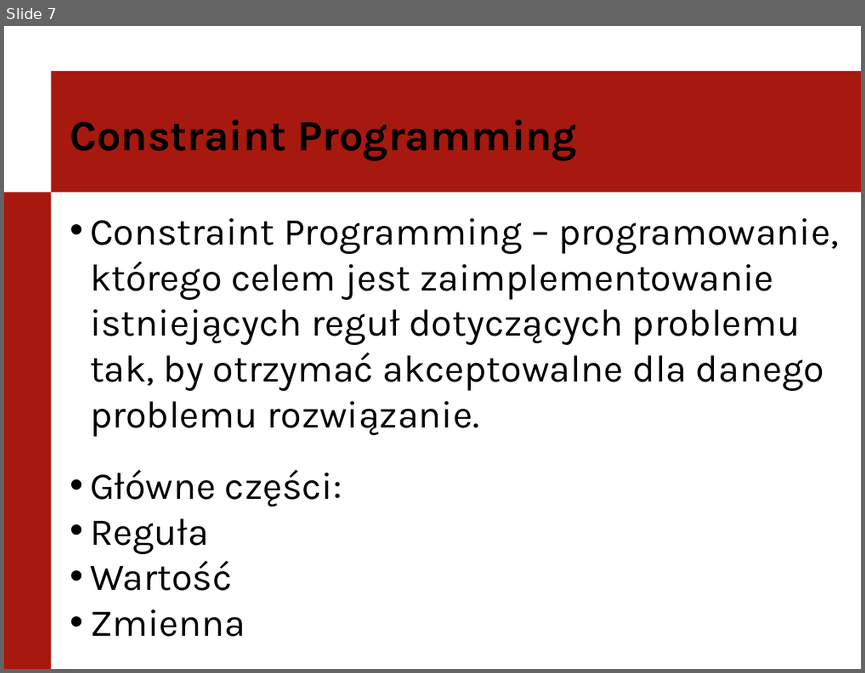
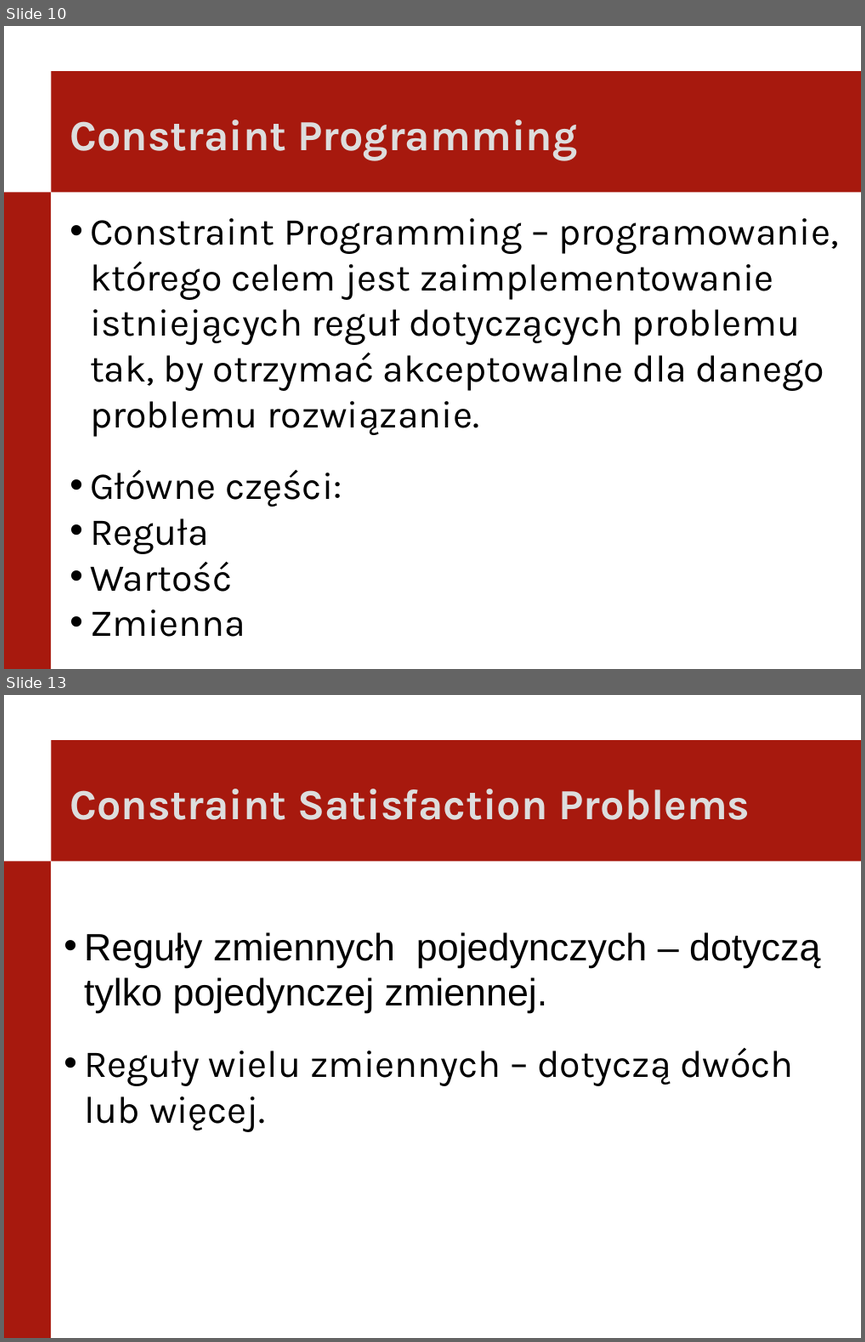
Before and after one commit to itomi/kakuro, a slide deck: Documentation/PierwszaPrezentacja.pptx. Shown one above the other, each under a label of ours: slide 7 before the commit, slides 10 and 13 after it; the slides between them are not shown. The pictures are 865x673 and 865x1342 pixels, drawn with LibreOffice and Linux fonts; fonts in the diff are those of the drawing; background and template pictures are left out. Boxes give left, top, right and bottom in pixels: in the first picture for what was removed or moved away, otherwise in the second. Text is boxed around its words. In the diff, an @@ line names an element or a change of style, - is before the commit and + after.

```diff
--- a/Documentation/PierwszaPrezentacja.pptx
+++ b/Documentation/PierwszaPrezentacja.pptx
@@ slide 13 added at box(4, 695, 861, 1338), background #FFFFFF; not listed: 2 template elements that a slide beside it also shows @@
@@ text added at box(69, 789, 750, 820), 36 pt, text #DDDDDD, bold @@
+Constraint Satisfaction Problems
@@ text added at box(84, 932, 820, 1132), 32 pt, text #000000 @@
+• Reguły zmiennych pojedynczych – dotyczą tylko pojedynczej zmiennej.
+• Reguły wielu zmiennych – dotyczą dwóch lub więcej.
@@ what was slide 7 is now slide 10 @@
@@ slide 10 changed as well @@
@@ text "Constraint Programming" at box(69, 120, 577, 161): text colour #000000 to #DDDDDD @@
```
Also in this commit, not shown: 8 other slides changed, 12 other slides added, 1 other file.
